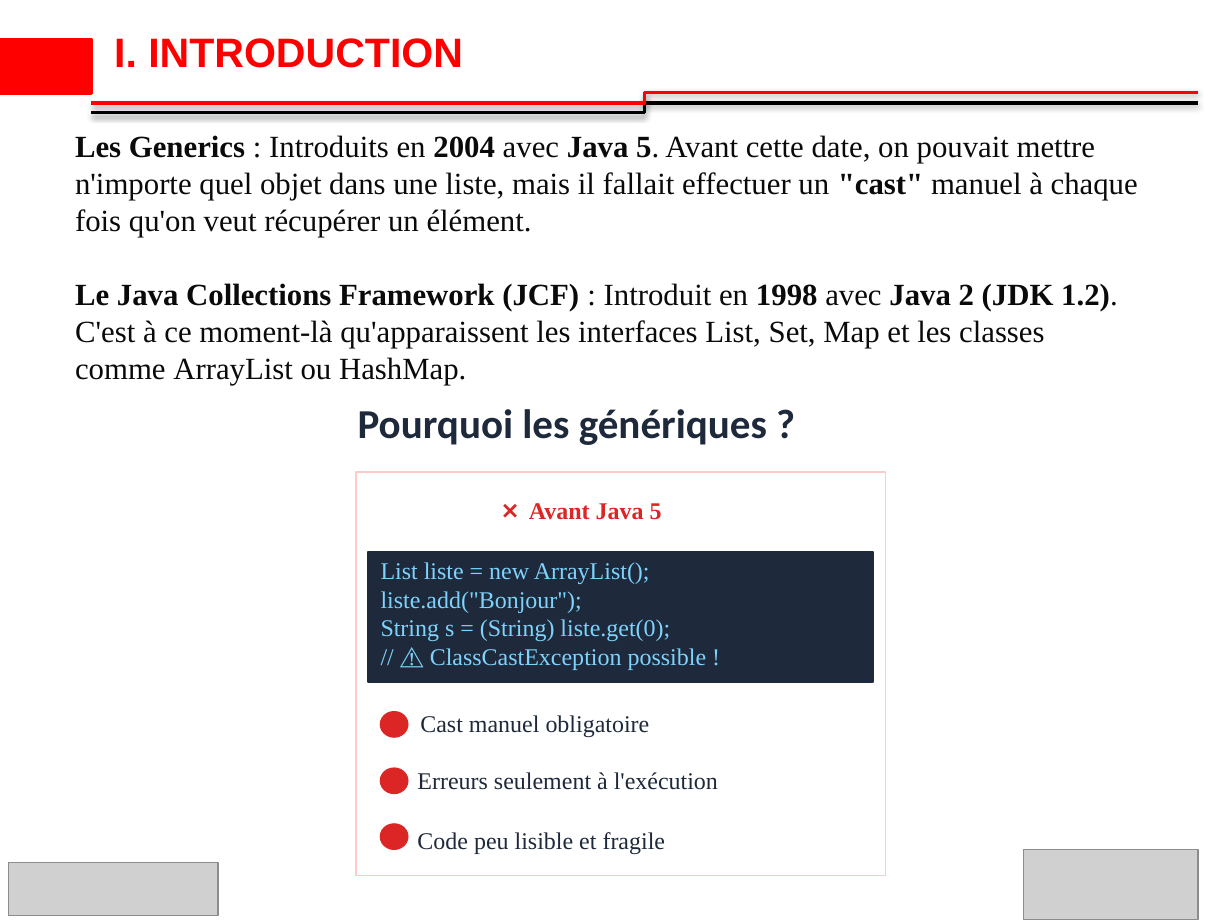
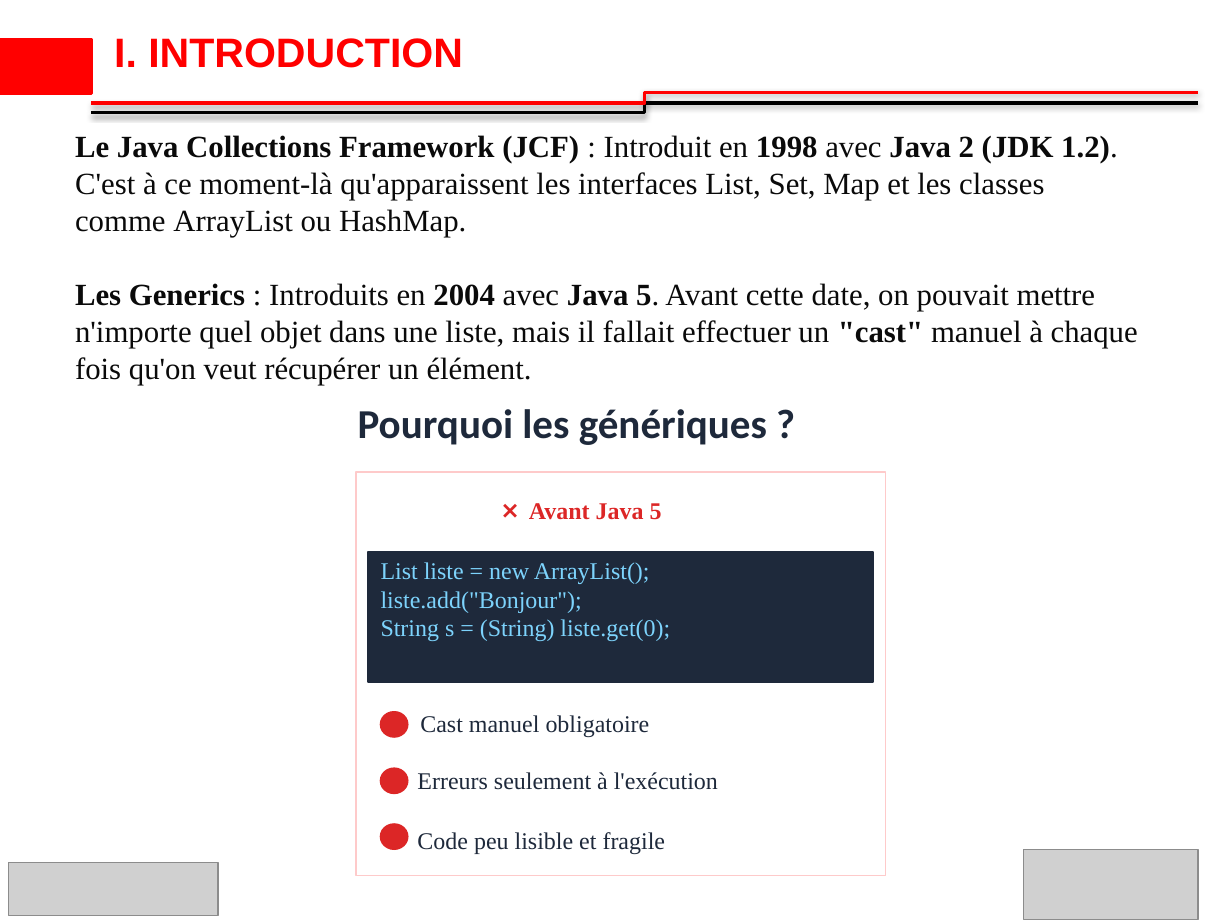
Before and after one commit to ibrahimsava/Osis-training-in-java, a slide deck: slide 3 of osis_presentation_Ibrahim_SAVADOGO_S3.pptx. Drawn at 1232x924 pixels with LibreOffice and Linux fonts; fonts in the diff are those of the drawing; grey boxes stand for pictures; background and template pictures are left out. Boxes give left, top, right and bottom in pixels: in the first picture for what was removed or moved away, otherwise in the second. Text is boxed around its words. In the diff, an @@ line names an element or a change of style, - is before the commit and + after.

```diff
--- a/osis_presentation_Ibrahim_SAVADOGO_S3.pptx
+++ b/osis_presentation_Ibrahim_SAVADOGO_S3.pptx
@@ text at bbox=[75, 135, 1118, 237]: paragraph added @@
+Le Java Collections Framework (JCF) : Introduit en 1998 avec Java 2 (JDK 1.2). C'est à ce moment-là qu'apparaissent les interfaces List, Set, Map et les classes comme ArrayList ou HashMap.
@@ text at bbox=[75, 283, 1118, 385]: paragraph removed @@
-Le Java Collections Framework (JCF) : Introduit en 1998 avec Java 2 (JDK 1.2). C'est à ce moment-là qu'apparaissent les interfaces List, Set, Map et les classes comme ArrayList ou HashMap.
@@ text at bbox=[430, 648, 707, 670]: paragraph removed @@
-// ⚠️ ClassCastException possible !
```
Also in this commit, not shown: 4 other slides changed, 5 other files.
